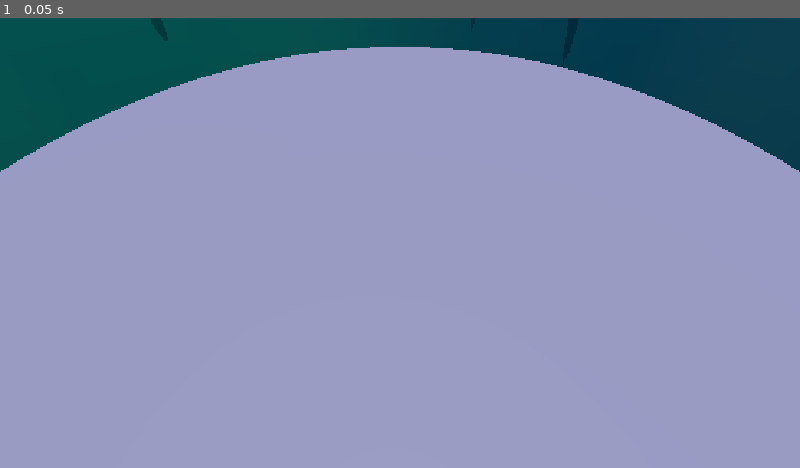
Above: before the commit, frame 1.
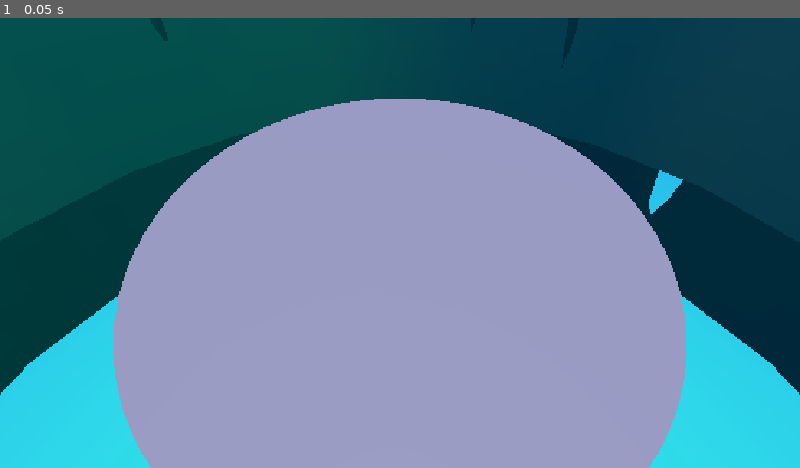
Above: after the commit, the same moment.

Repository: JZxAkuma/Game-Prototype-3
Game: Godot game, scene res://DO NOT TOUCH/Scene/minigames/sumo_scene.tscn
The game is run twice, just before and just after one commit, with the same random seed, the same clock (stepped at 60 frames per second) and the same inputs. This scene is started directly instead of the project's main scene.
Inputs:
- Up to frame 1 (0.05 s): no input

The runs differ from the first frame. In frame 1, 35% of the frame differs, in the area x 0-100%, y 6-100%.
Error in both runs: Invalid access to property or key 'mini_game_name' on a base object of type 'Nil'. (res://DO)

Commit message:
Update sumo_scene.tscn

Diff:
--- a/DO NOT TOUCH/Scene/minigames/sumo_scene.tscn
+++ b/DO NOT TOUCH/Scene/minigames/sumo_scene.tscn
@@ -8,8 +8,8 @@
 [ext_resource type="PackedScene" uid="uid://cxxi2ufdru7t5" path="res://DO NOT TOUCH/Environmental Assets/Mountains/distant_mountains.tscn" id="6_mb2rj"]
 
 [sub_resource type="CylinderMesh" id="CylinderMesh_aygv5"]
-top_radius = 1.0
-bottom_radius = 1.0
+top_radius = 0.52490234
+bottom_radius = 0.52490234
 
 [sub_resource type="ShaderMaterial" id="ShaderMaterial_ogtmr"]
 shader = ExtResource("3_kvsk5")
